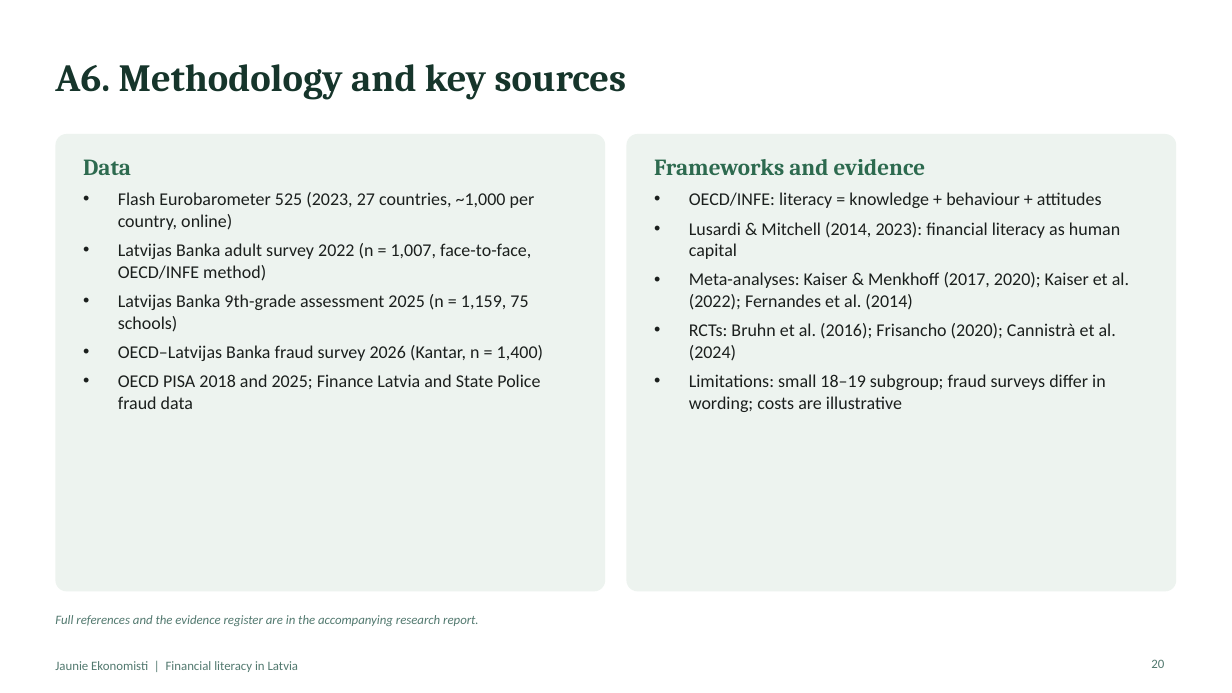
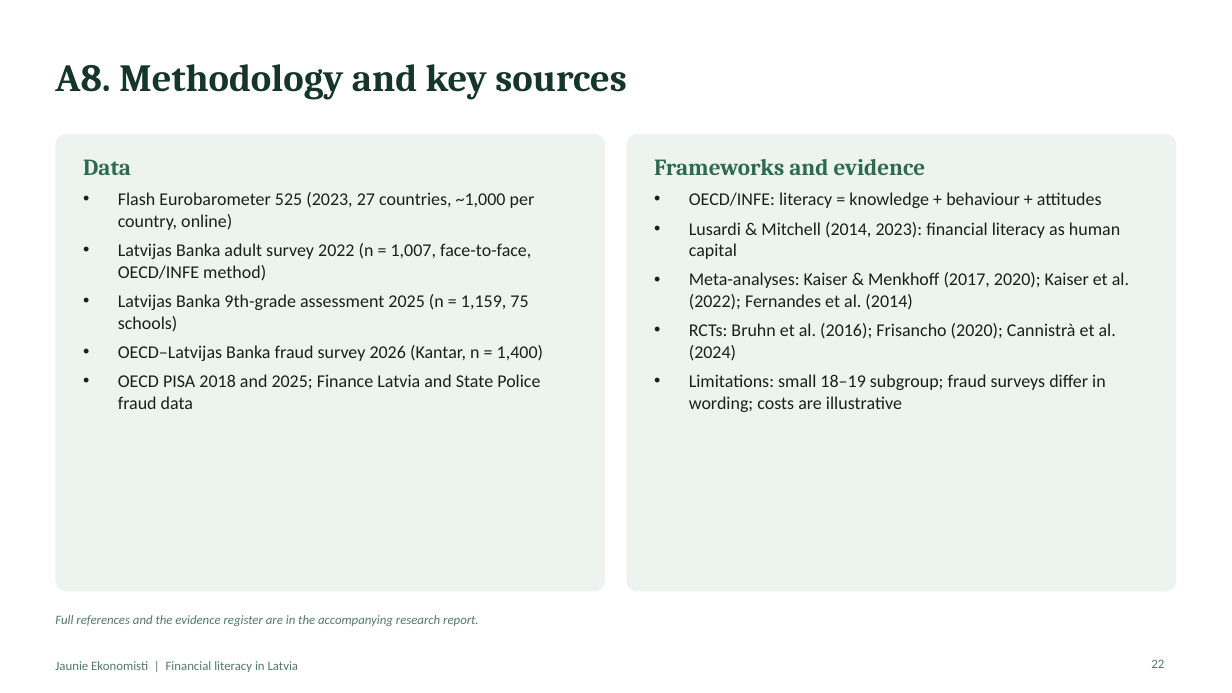
Before and after one commit to ArtisLV890/Elective-Impact-Making-for-the-Competitiveness-and-Data-Driven-Decisions-2026-2027, a slide deck: slide 22 of financial-literacy/presentation/Financial literacy in Latvia - presentation.pptx (slide 20 before the commit). Drawn at 1232x693 pixels with LibreOffice and Linux fonts; fonts in the diff are those of the drawing. Boxes give left, top, right and bottom in pixels: in the first picture for what was removed or moved away, otherwise in the second. Text is boxed around its words. In the diff, an @@ line names an element or a change of style, - is before the commit and + after.

```diff
--- a/financial-literacy/presentation/Financial literacy in Latvia - presentation.pptx
+++ b/financial-literacy/presentation/Financial literacy in Latvia - presentation.pptx
@@ title at (x1=55, y1=64, x2=627, y2=100): text changed @@
-A6. Methodology and key sources
+A8. Methodology and key sources
@@ page number at (x1=1151, y1=659, x2=1164, y2=668): text changed @@
-20
+22
```
Also in this commit, not shown: 7 other slides changed, 2 slides added, 1 other file.
